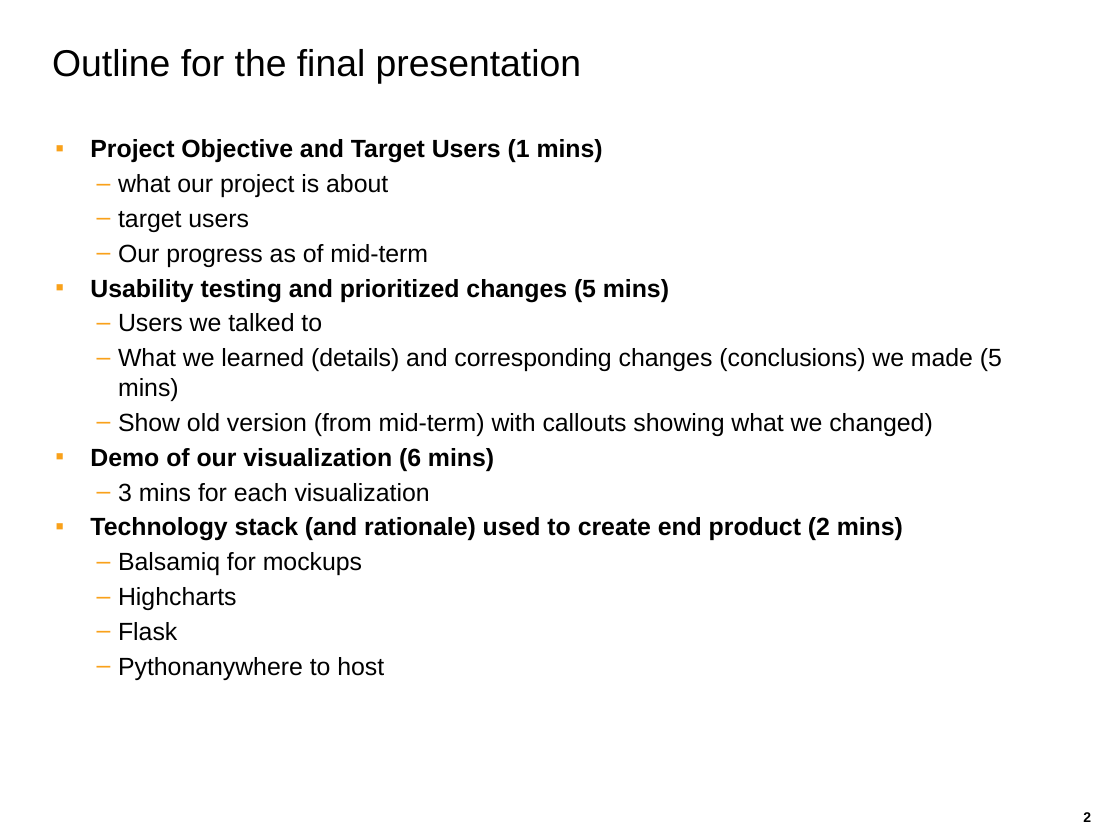
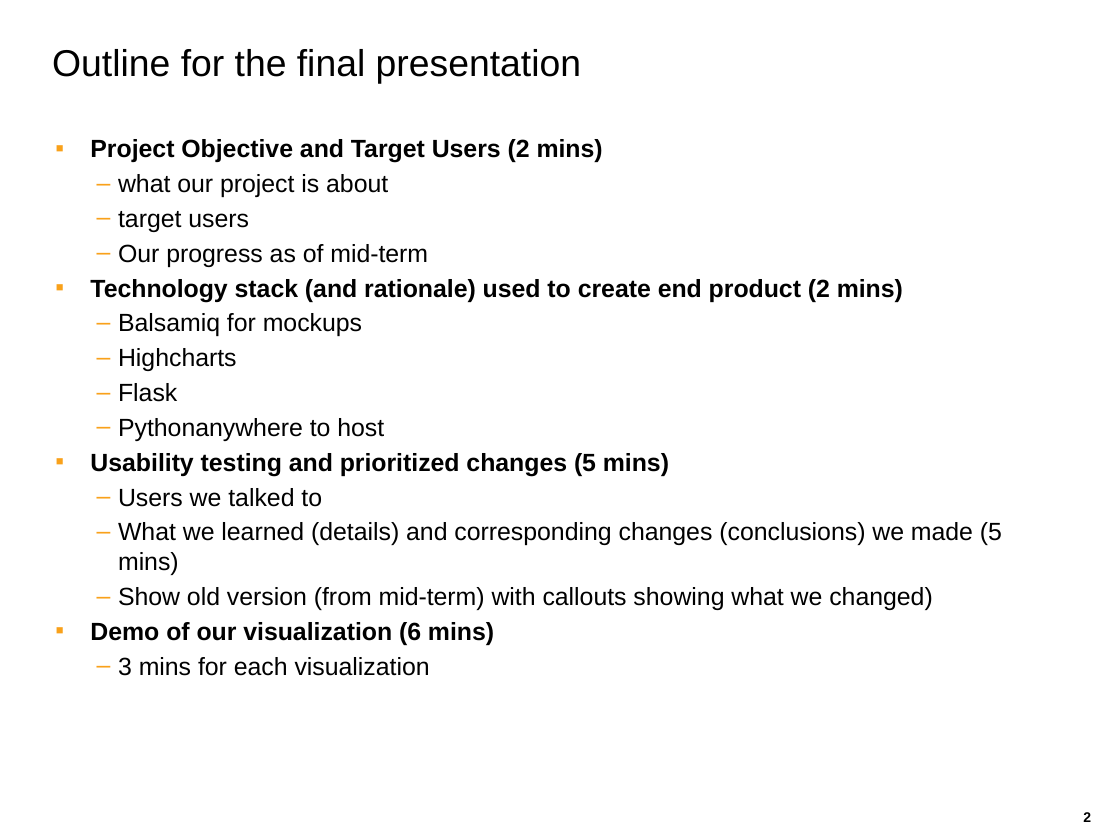
Before and after one commit to saapad86/W209_ADP, a slide deck: slide 2 of 160811 - ADP Report - Final Presentation.pptx. Drawn at 1120x840 pixels with LibreOffice and Linux fonts; fonts in the diff are those of the drawing. Boxes give left, top, right and bottom in pixels: in the first picture for what was removed or moved away, otherwise in the second. Text is boxed around its words. In the diff, an @@ line names an element or a change of style, - is before the commit and + after.

```diff
--- a/160811 - ADP Report - Final Presentation.pptx
+++ b/160811 - ADP Report - Final Presentation.pptx
@@ text at [90, 139, 603, 163]: text changed @@
-▪ Project Objective and Target Users (1 mins)
+▪ Project Objective and Target Users (2 mins)
@@ text at [90, 279, 903, 441]: paragraphs added @@
+▪ Technology stack (and rationale) used to create end product (2 mins)
+  – Balsamiq for mockups
+  – Highcharts
+  – Flask
+  – Pythonanywhere to host
@@ text at [90, 517, 903, 680]: paragraphs removed @@
-▪ Technology stack (and rationale) used to create end product (2 mins)
-  – Balsamiq for mockups
-  – Highcharts
-  – Flask
-  – Pythonanywhere to host
```
Also in this commit, not shown: 7 other slides changed, 2 slides added.
